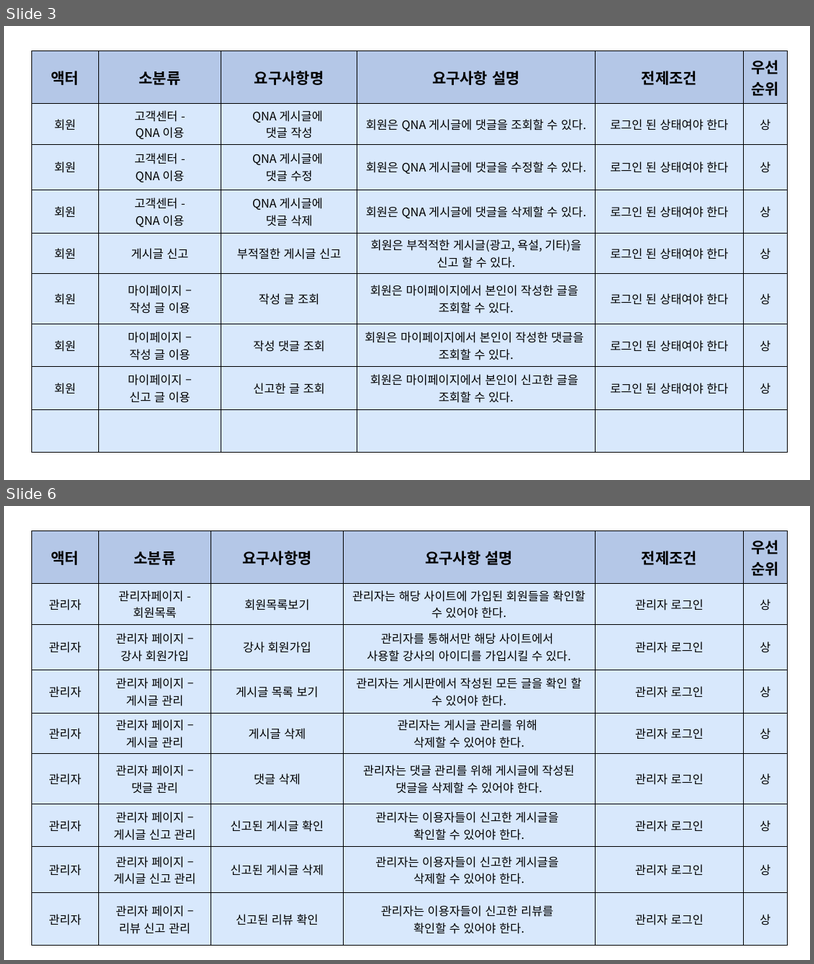
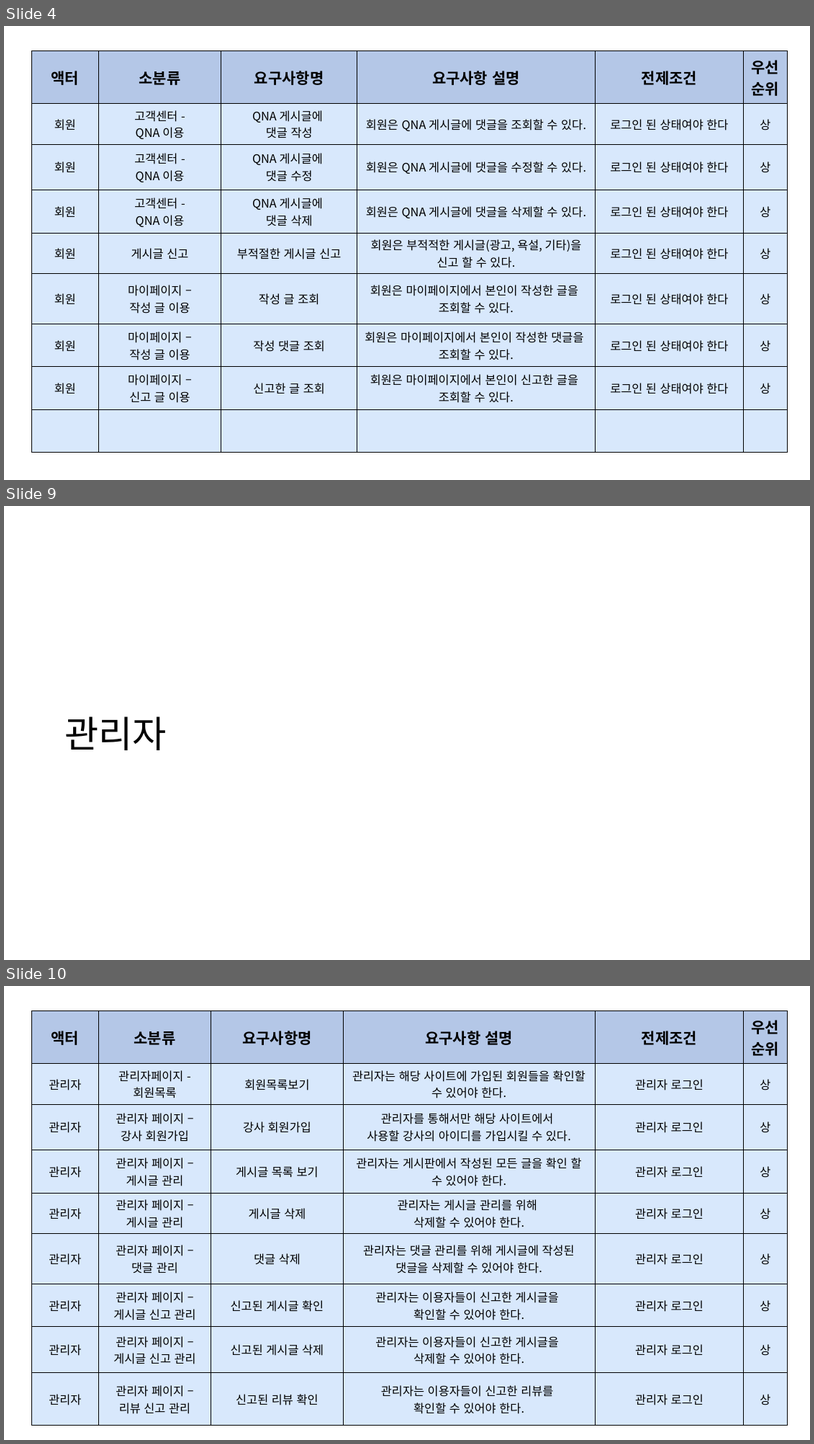
Before and after one commit to sedoll/team_pro4, a slide deck: output/요구사항_정의서/요구사항_정의서.pptx. Shown one above the other, each under a label of ours: slides 3 and 6 before the commit, slides 4, 9 and 10 after it; the slides between them are not shown. The pictures are 814x964 and 814x1444 pixels, drawn with LibreOffice and Linux fonts; fonts in the diff are those of the drawing. Boxes give left, top, right and bottom in pixels: in the first picture for what was removed or moved away, otherwise in the second. Text is boxed around its words. In the diff, an @@ line names an element or a change of style, - is before the commit and + after.

```diff
--- a/output/요구사항_정의서/요구사항_정의서.pptx
+++ b/output/요구사항_정의서/요구사항_정의서.pptx
@@ slide 9 added at (4,506,810,960), background #FFFFFF @@
@@ title added at (64,716,167,750), 44 pt, text #000000 @@
+관리자
@@ what was slide 3 is now slide 4 @@
@@ what was slide 6 is now slide 10 @@
```
Also in this commit, not shown: 2 slides changed, 3 other slides added, 15 other files.
